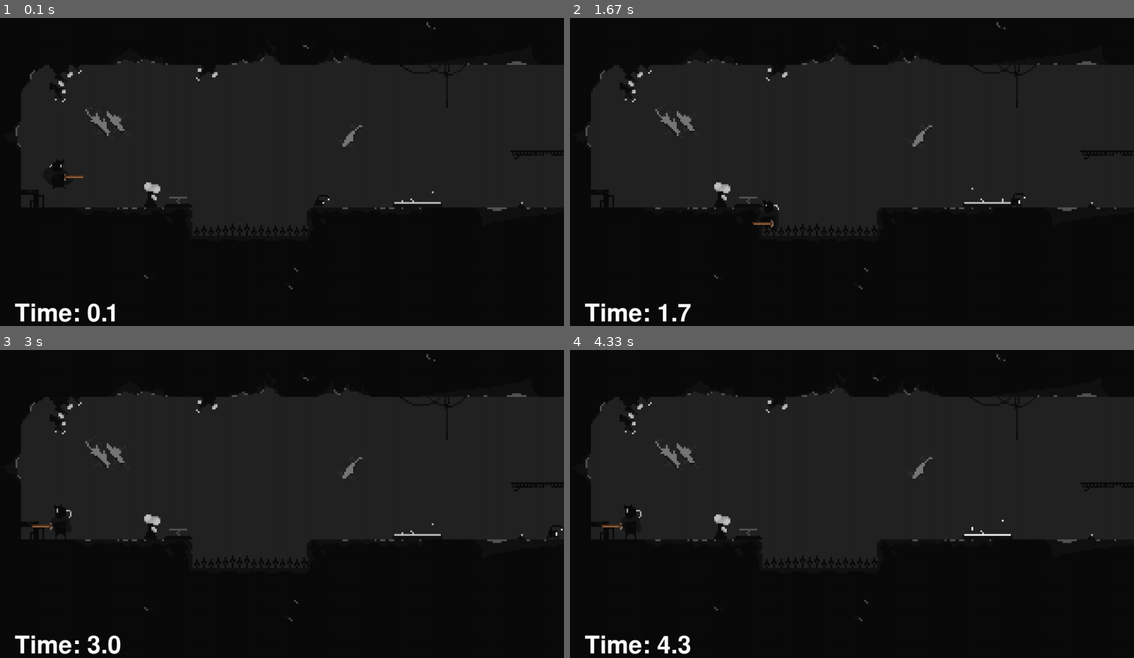
Above: before the commit, frames 1-4 (two rows, left to right).
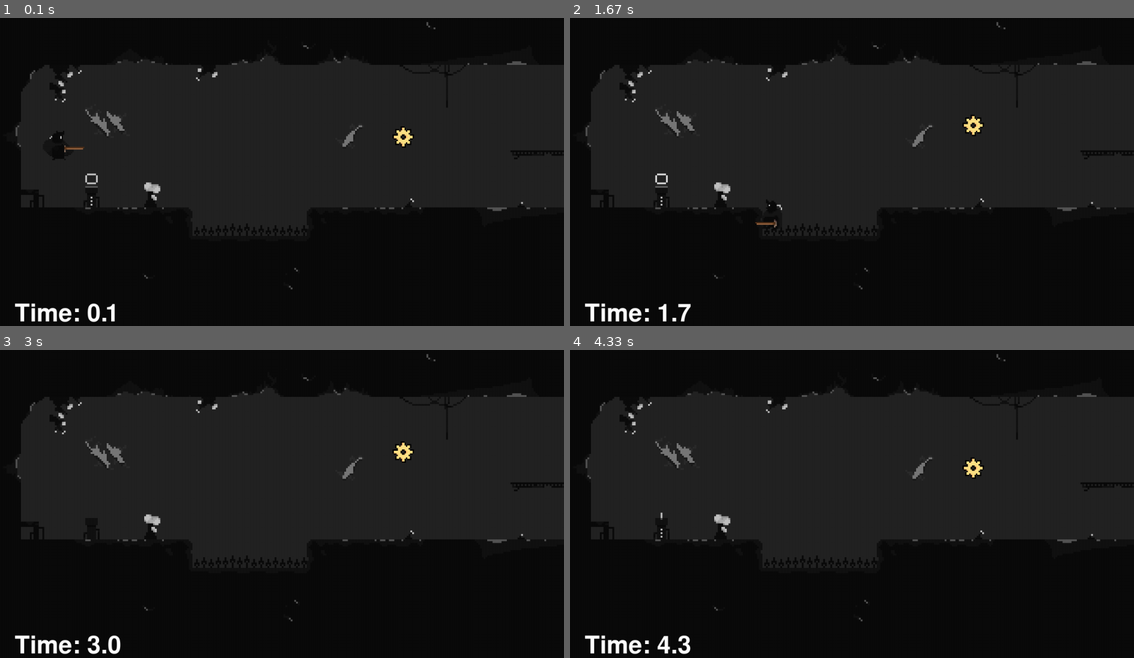
Above: after the commit, the same moments.

Repository: James-Cocker/Pygame-Platformer
Game: pygame game, started from Python_Platformer.py
Two runs of this game, one before a commit and one after it. Both use one fixed random seed, a clock stepped at 60 frames per second and the inputs below.
Inputs:
- Up to frame 1 (0.1 s): no input
- Up to frame 2 (1.67 s): hold Right 0.33-0.8 s; hold Right 0.83-1.3 s; tap Space at 0.9, 1.2, 1.4 s; hold Left from 1.33 s (still down)
- Up to frame 3 (3 s): tap Space at 1.7 s; release Left at 1.87 s
- Up to frame 4 (4.33 s): no input

The runs differ from the first frame. In frame 1, 0.5% of the frame differs, in the area x 8-79%, y 35-61%; in frame 2, 0.4%; in frame 3, 0.3%; in frame 4, 0.4%.

Commit message:
Golden Gear

Diff:
--- a/Blocks_And_Objects.py
+++ b/Blocks_And_Objects.py
@@ -102,7 +102,7 @@
 
         # Loop over frame index
         self.FrameIndex += self.AnimationSpeed
-        if self.FrameIndex >= len(Animation):
+        if int(self.FrameIndex) == len(self.Animation) - 1:
             if self.Status == 'Saving':
                 self.Status = 'Idle'
             self.FrameIndex = 0
@@ -136,51 +136,30 @@
             self.image = self.Animation[self.FrameIndex]
 
 
-# class RespawnPoint(Tile):
-#     def __init__(self,pos,size,type):
-#         super().__init__(pos,size,type)     # Run the initialisation routine of Tile
-#         # Import assets and set attributes
-#         self.ImportAssets()
-#         self.ID = 0                         # Where ID is the number of the respawn point
-#         self.Status = 'Idle'
-#         self.PreviousStatus = 'Idle'
-#         self.FrameIndex = 0
-#         self.AnimationSpeed = 0.15
-#         self.Saving = False
-#         self.image = self.Animations['Idle'][self.FrameIndex]                # Fill the surface with the animation frame 'idle'
-#         self.rect = self.image.get_rect(midbottom = self.rect.midbottom)                # Give the rectangle for the surface the same dimensions as the image
+class GoldenGear(AnimatedObject):
+    def __init__(self, pos, size, TileSize, type):
+        Animations = {'Idle':[]}
+        Path = 'SpriteSheets/AnimatedObjects/Golden Gear/'
+        super().__init__(pos, size, TileSize, 0, type, Animations, Path)     # Run the initialisation routine of Animated object (and hence tile)
 
-#     def ImportAssets(self):
-#         # Set arrays for each animation state
-#         self.Animations = {'Idle':[], 'Saving':[], 'Startup':[]}
+        # Set attributes
+        InitialYPos = self.rect.y
+        self.UpperBound = InitialYPos - 64
+        self.LowerBound = InitialYPos
+        self.Y_ToMove = 0
+        self.MoveUp = True
 
-#         # Add each image to the arrays for later use
-#         for Animation in self.Animations.keys():
-#             FullPath = 'SpriteSheets/AnimatedObjects/Save/' + Animation
-#             self.Animations[Animation] = ImportFolder(FullPath)
+    def Animate(self):
+        # Coin floats up and down, so shift y pos up to a certain point, then back down
+        self.rect = self.image.get_rect(center = self.rect.center)                # Give the rectangle for the surface the same dimensions as the image
 
-#     def Animate(self):
-#         # If we have swapped to a new status, set animation speed (back) to default and frame index to 0
-#         if self.Status != self.PreviousStatus:
-#             self.PreviousStatus = self.Status
-#             self.FrameIndex = 0
+        YPos = self.rect.y
 
-#         Animation = self.Animations[self.Status]
-#         self.Animation = Animation
-
-#         # Loop over frame index
-#         self.FrameIndex += self.AnimationSpeed
-#         if self.FrameIndex >= len(Animation):
-#             if self.Status == 'Saving':
-#                 self.Status = 'Idle'
-#             self.FrameIndex = 0
-
-#         # Set image and rect of the respawn point
-#         self.image = Animation[int(self.FrameIndex)]
-#         self.rect = self.image.get_rect(midbottom = self.rect.midbottom)
-
-#     def update(self, XShift):
-#         # Shifting the respawn point, and animating it
-#         self.rect.x += XShift
-
-#         self.Animate()
+        if self.MoveUp:
+            self.rect.y -= 1
+            if YPos < self.UpperBound:
+                self.MoveUp = False
+        else:
+            self.rect.y += 1
+            if YPos > self.LowerBound:
+                self.MoveUp = True
--- a/Levels.py
+++ b/Levels.py
@@ -1,5 +1,5 @@
 import pygame, time
-from Blocks_And_Objects import RespawnPoint, Tile, Spring, Portal
+from Blocks_And_Objects import *
 from player import Player
 from Enemies import *
 from Menu import *
@@ -33,12 +33,14 @@
         # Menu
         self.InGameMenu = InGameMenu
         self.MenuDisplayed = False
+        self.CollectedGoldenGear = False
+        self.GoldenGearImg = pygame.image.load('MenuItems/Golden Gear.png').convert_alpha()
 
         # Timer
         self.ToDisableTimer = ToDisableTimer
         self.LevelStartTime = time.time()
 
-        # Indicates whether the player has beaten the level
+        # Indicates whether the player has beaten the level (hit the portal)
         self.FinishedLevel = False
 
 
@@ -51,6 +53,7 @@
         RespawnBlock = 305
         PortalBlock = 322
         BlindingSpiderEnemy = 290
+        goldengear = 307
 
         self.RespawnReached = 0
         self.RespawnPointLocations = []                 # Variable to store the x and y position of each respawn point
@@ -99,12 +102,17 @@
                     self.AnimatedObjects.add(tile)
                 elif CurrentValue == PortalBlock:
                     tile = Portal((x,y),(112,164), TileSize, 'Portal')
-                    self.tiles.add(tile)
                     self.portal = tile
+                    self.tiles.add(tile)
                     self.AnimatedObjects.add(tile)
                 elif CurrentValue == BlindingSpiderEnemy:
                     enemy = BlindingSpider((x,y))
                     self.enemies.add(enemy)
+                elif CurrentValue == goldengear:
+                    tile = GoldenGear((x,y), (48,48), TileSize, 'GoldenGear')
+                    self.GoldenGear = tile
+                    self.tiles.add(tile)
+                    self.AnimatedObjects.add(tile)
                 elif CurrentValue == 1000:
                     PlayerSprite = Player((x, y))
                     self.player.add(PlayerSprite)
@@ -226,6 +234,11 @@
                         sprite.Status = 'Saving'
                         sprite.FrameIndex = 0
 
+                elif sprite.type == 'GoldenGear':
+                    PlayGoldenGearCollection()
+                    self.CollectedGoldenGear = True
+                    sprite.kill()
+
 
                 # PLAYER Y COLLISION CHECKS:
 
@@ -398,3 +411,8 @@
 
         # Updating timer
         self.UpdateTimer(self.ToDisableTimer)
+
+
+        # Display golden gear if collected
+        if self.CollectedGoldenGear:
+            self.display_surface.blit(self.GoldenGearImg, (ScreenWidth - 100, ScreenHeight - 100))
--- a/Levels/Level 0/Abstract Level 0.tmx
+++ b/Levels/Level 0/Abstract Level 0.tmx
@@ -10,9 +10,9 @@
 143,143,143,143,143,143,143,143,143,143,143,143,143,143,143,143,143,143,143,143,143,143,143,143,143,143,143,143,143,143,143,143,143,143,0,0,0,0,0,143,143,0,0,143,143,0,0,0,0,0,0,292,0,0,0,0,0,0,0,143,143,0,0,0,0,0,0,0,0,0,0,0,0,143,143,143,143,143,143,143,143,143,143,143,143,143,143,143,143,143,
 143,0,0,0,0,0,0,0,0,0,0,0,0,0,0,0,0,0,0,0,0,0,0,0,0,0,0,0,0,0,143,143,0,0,0,0,0,0,0,0,143,143,143,143,0,0,0,0,0,0,0,306,0,0,0,0,0,0,0,0,143,0,0,0,0,0,0,0,0,0,0,0,143,143,0,0,0,0,0,0,0,0,0,0,0,0,0,0,0,143,
 143,0,0,0,0,0,0,0,0,0,0,0,0,0,0,0,0,0,0,0,0,0,0,0,0,0,0,0,0,0,0,0,0,0,0,0,0,0,0,0,0,0,0,0,0,0,0,0,143,143,143,143,143,143,143,0,0,0,0,0,143,0,0,0,0,0,0,0,0,0,0,143,143,0,0,0,0,0,0,0,0,0,0,0,0,0,0,0,0,143,
-143,0,0,0,0,0,0,0,0,0,0,0,0,0,0,0,0,0,0,0,0,0,0,143,143,143,143,0,291,0,0,0,0,0,0,0,0,0,0,0,0,0,0,0,0,74,61,73,143,0,0,0,0,0,143,0,0,0,0,0,143,0,0,0,0,143,143,143,143,143,143,143,0,0,0,0,0,271,271,0,0,0,0,295,296,0,0,0,0,143,
-143,0,292,0,0,0,0,0,0,0,0,0,0,0,0,0,0,0,74,60,61,73,0,143,0,0,143,143,143,143,143,143,143,143,271,272,272,271,271,143,143,0,0,0,0,0,0,0,143,0,0,0,0,0,143,271,271,271,0,271,143,0,0,0,143,143,0,0,0,0,143,143,0,0,0,0,0,143,143,0,0,0,0,309,310,0,0,0,0,143,
-143,0,306,0,0,0,0,0,0,0,0,0,0,0,0,0,0,0,0,0,0,0,0,143,0,0,0,0,0,0,0,0,0,0,0,0,0,0,0,0,143,143,143,143,143,143,143,143,143,0,0,0,0,0,143,143,143,143,0,143,143,143,143,143,143,0,0,0,0,0,0,0,0,0,0,282,0,143,143,0,0,0,0,323,324,0,0,0,0,143,
+143,0,0,0,0,0,0,0,0,0,0,0,0,0,308,0,0,0,0,0,0,0,0,143,143,143,143,0,291,0,0,0,0,0,0,0,0,0,0,0,0,0,0,0,0,74,61,73,143,0,0,0,0,0,143,0,0,0,0,0,143,0,0,0,0,143,143,143,143,143,143,143,0,0,0,0,0,271,271,0,0,0,0,295,296,0,0,0,0,143,
+143,0,0,292,0,0,0,0,0,0,0,0,0,0,0,0,0,0,74,60,61,73,0,143,0,0,143,143,143,143,143,143,143,143,271,272,272,271,271,143,143,0,0,0,0,0,0,0,143,0,0,0,0,0,143,271,271,271,0,271,143,0,0,0,143,143,0,0,0,0,143,143,0,0,0,0,0,143,143,0,0,0,0,309,310,0,0,0,0,143,
+143,0,0,306,0,0,0,0,0,0,0,0,0,0,0,0,0,0,0,0,0,0,0,143,0,0,0,0,0,0,0,0,0,0,0,0,0,0,0,0,143,143,143,143,143,143,143,143,143,0,0,0,0,0,143,143,143,143,0,143,143,143,143,143,143,0,0,0,0,0,0,0,0,0,0,282,0,143,143,0,0,0,0,323,324,0,0,0,0,143,
 143,143,143,143,143,143,143,271,272,271,271,143,143,143,143,143,143,143,143,143,143,143,143,143,0,0,0,0,0,0,0,0,0,0,0,0,0,0,0,0,0,0,0,0,0,0,0,0,0,0,0,0,0,0,0,143,0,0,0,0,0,0,0,0,0,0,0,0,0,0,0,0,0,0,143,143,143,143,143,143,143,143,143,143,143,143,143,143,143,143,
 0,0,0,0,0,0,0,0,0,0,0,0,0,0,0,0,0,0,0,0,0,0,0,0,0,0,0,0,0,0,0,0,0,0,0,0,0,0,0,0,0,0,0,0,0,0,0,0,0,0,0,0,0,0,0,143,0,0,0,291,0,0,0,0,0,0,0,0,0,0,0,0,0,143,143,0,0,0,0,0,0,0,0,0,0,0,0,0,0,0,
 0,0,0,0,0,0,0,0,0,0,0,0,0,0,0,0,0,0,0,0,0,0,0,0,0,0,0,0,0,0,0,0,0,0,0,0,0,0,0,0,0,0,0,0,0,0,0,0,0,0,0,0,0,0,0,143,143,143,143,143,143,143,143,143,143,143,272,272,272,272,143,143,143,143,0,0,0,0,0,0,0,0,0,0,0,0,0,0,0,0
--- a/Levels/Level 0/Level 0.csv
+++ b/Levels/Level 0/Level 0.csv
@@ -2,9 +2,9 @@
 142,142,142,142,142,142,142,142,142,142,142,142,142,142,142,142,142,142,142,142,142,142,142,142,142,142,142,142,142,142 …(208 unchanged characters)…
 142,-1,-1,-1,-1,-1,-1,-1,-1,-1,-1,-1,-1,-1,-1,-1,-1,-1,-1,-1,-1,-1,-1,-1,-1,-1,-1,-1,-1,-1,142,142,-1,-1,-1,-1,-1,-1,-1,-1,142,142,142,142,-1,-1,-1,-1,-1,-1,-1,305,-1,-1,-1,-1,-1,-1,-1,-1,142,-1,-1,-1,-1,-1,-1,-1,-1,-1,-1,-1,142,142,-1,-1,-1,-1,-1,-1,-1,-1,-1,-1,-1,-1,-1,-1,-1,142
 142,-1,-1,-1,-1,-1,-1,-1,-1,-1,-1,-1,-1,-1,-1,-1,-1,-1,-1,-1,-1,-1,-1,-1,-1,-1,-1,-1,-1,-1,-1,-1,-1,-1,-1,-1,-1,-1,-1,-1,-1,-1,-1,-1,-1,-1,-1,-1,142,142,142,142,142,142,142,-1,-1,-1,-1,-1,142,-1,-1,-1,-1,-1,-1,-1,-1,-1,-1,142,142,-1,-1,-1,-1,-1,-1,-1,-1,-1,-1,-1,-1,-1,-1,-1,-1,142
-142,-1,-1,-1,-1,-1,-1,-1,-1,-1,-1,-1,-1,-1,294,295,-1,-1,-1,-1,-1,-1,-1,142,142,142,142,-1,290,-1,-1,-1,-1,-1,-1,-1,-1,-1,-1,-1,-1,-1,-1,-1,-1,73,60,72,142,-1,-1,-1,-1,-1,142,-1,-1,-1,-1,-1,142,-1,-1,-1,-1,142,142,142,142,142,142,142,-1,-1,-1,-1,-1,270,270,-1,-1,-1,-1,-1,-1,-1,-1,-1,-1,142
-142,-1,1000,-1,-1,-1,-1,-1,-1,-1,-1,-1,-1,-1,308,309,-1,-1,73,59,60,72,-1,142,-1,-1,142,142,142,142,142,142,142,142,270,271,271,270,270,142,142,-1,-1,-1,-1,-1,-1,-1,142,-1,-1,-1,-1,-1,142,270,270,270,-1,270,142,-1,-1,-1,142,142,-1,-1,-1,-1,142,142,-1,-1,-1,-1,-1,142,142,-1,-1,-1,-1,-1,-1,-1,-1,-1,-1,142
-142,-1,-1,-1,-1,-1,281,-1,-1,-1,-1,290,-1,-1,322,323,-1,-1,-1,-1,-1,-1,-1,142,-1,-1,-1,-1,-1,-1,-1,-1,-1,-1,-1,-1,-1,-1,-1,-1,142,142,142,142,142,142,142,142,142,-1,-1,-1,-1,-1,142,142,142,142,-1,142,142,142,142,142,142,-1,-1,-1,-1,-1,-1,-1,-1,-1,-1,281,-1,142,142,-1,-1,-1,-1,-1,-1,-1,-1,-1,-1,142
+142,-1,1000,-1,-1,-1,-1,-1,-1,-1,-1,-1,-1,-1,307,-1,-1,-1,-1,-1,-1,-1,-1,142,142,142,142,-1,290,-1,-1,-1,-1,-1,-1,-1,-1,-1,-1,-1,-1,-1,-1,-1,-1,73,60,72,142,-1,-1,-1,-1,-1,142,-1,-1,-1,-1,-1,142,-1,-1,-1,-1,142,142,142,142,142,142,142,-1,-1,-1,-1,-1,270,270,-1,-1,-1,-1,294,295,-1,-1,-1,-1,142
+142,-1,-1,291,-1,-1,-1,-1,-1,-1,-1,-1,-1,-1,-1,-1,-1,-1,73,59,60,72,-1,142,-1,-1,142,142,142,142,142,142,142,142,270,271,271,270,270,142,142,-1,-1,-1,-1,-1,-1,-1,142,-1,-1,-1,-1,-1,142,270,270,270,-1,270,142,-1,-1,-1,142,142,-1,-1,-1,-1,142,142,-1,-1,-1,-1,-1,142,142,-1,-1,-1,-1,308,309,-1,-1,-1,-1,142
+142,-1,-1,305,-1,-1,-1,-1,-1,-1,-1,-1,-1,-1,-1,-1,-1,-1,-1,-1,-1,-1,-1,142,-1,-1,-1,-1,-1,-1,-1,-1,-1,-1,-1,-1,-1,-1,-1,-1,142,142,142,142,142,142,142,142,142,-1,-1,-1,-1,-1,142,142,142,142,-1,142,142,142,142,142,142,-1,-1,-1,-1,-1,-1,-1,-1,-1,-1,281,-1,142,142,-1,-1,-1,-1,322,323,-1,-1,-1,-1,142
 142,142,142,142,142,142,142,270,271,270,270,142,142,142,142,142,142,142,142,142,142,142,142,142,-1,-1,-1,-1,-1,-1,-1,-1 …(191 unchanged characters)…
 -1,-1,-1,-1,-1,-1,-1,-1,-1,-1,-1,-1,-1,-1,-1,-1,-1,-1,-1,-1,-1,-1,-1,-1,-1,-1,-1,-1,-1,-1,-1,-1,-1,-1,-1,-1,-1,-1,-1,-1,-1,-1,-1,-1,-1,-1,-1,-1,-1,-1,-1,-1,-1,-1,-1,142,-1,-1,-1,290,-1,-1,-1,-1,-1,-1,-1,-1,-1,-1,-1,-1,-1,142,142,-1,-1,-1,-1,-1,-1,-1,-1,-1,-1,-1,-1,-1,-1,-1
 -1,-1,-1,-1,-1,-1,-1,-1,-1,-1,-1,-1,-1,-1,-1,-1,-1,-1,-1,-1,-1,-1,-1,-1,-1,-1,-1,-1,-1,-1,-1,-1,-1,-1,-1,-1,-1,-1,-1,-1,-1,-1,-1,-1,-1,-1,-1,-1,-1,-1,-1,-1,-1,-1,-1,142,142,142,142,142,142,142,142,142,142,142,271,271,271,271,142,142,142,142,-1,-1,-1,-1,-1,-1,-1,-1,-1,-1,-1,-1,-1,-1,-1,-1
--- a/Menu.py
+++ b/Menu.py
@@ -144,6 +144,7 @@
                 # Check if volume has been set to off
                 if Volume == -1:
                     mixer.music.set_volume(0)
+                    mixer.music.Channel(1).set_volume(0)
                 # Otherwise set volume to new volume
                 else:
                     mixer.music.set_volume(Volume)
--- a/Sounds.py
+++ b/Sounds.py
@@ -3,3 +3,7 @@
 # Playing the 'click' sound when the player clicks on the menu
 def PlayClickSound():
     pygame.mixer.Channel(0).play(pygame.mixer.Sound('Sounds/MenuClick.wav'))
+
+def PlayGoldenGearCollection():
+    pygame.mixer.Channel(1).play(pygame.mixer.Sound('Sounds/Golden Gear.wav'))
+    # pygame.mixer.Channel(0).play(pygame.mixer.Sound('Sounds/Golden Gear.mp3'))
Binary file added: MenuItems/Golden Gear.png
Binary file added: SpriteSheets/AnimatedObjects/Golden Gear/Idle/1.png
Binary file changed: SpriteSheets/Blocks/Tileset with Background.png
Not shown, added: Sounds/Golden Gear.wav
